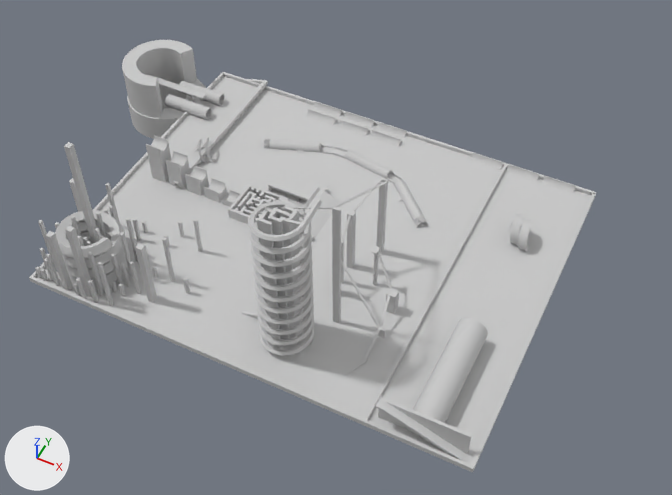
The FBX model Assets/Models/Testmap.FBX, before and after one commit.
Camera for both pictures: a 50 mm lens placed at (382.0, -629.0, 776.0), pointed at (73.0, -11.0, 3.0). Arrows for +X, +Y and +Z are at lower left; the lights stay in place. Where no turn or scale is listed for an object, it has been applied to the vertices. Vertices at the same position are counted once.
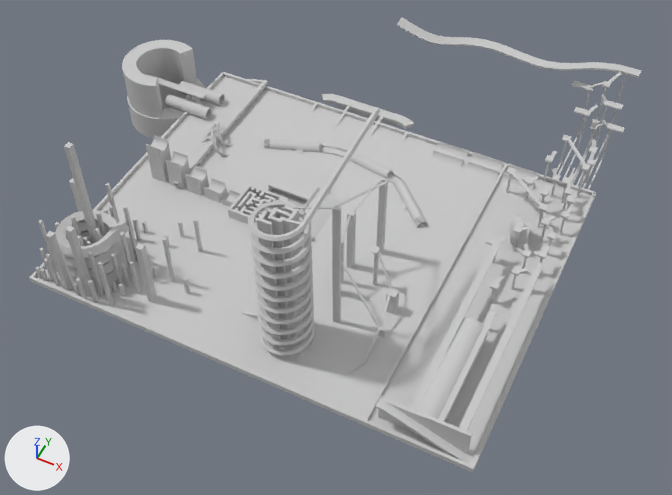
Location of each change, [x1, y1, x2, y2] in pixels of the pictures (672 x 495 px; the box of a moved part takes in the faces that stretch with it):
'Box001', reshaped (8% wider): before [29, 40, 597, 472]; after [29, 17, 642, 472]
part 1 of me_mesh, moved or reshaped: before [542, 175, 576, 194]; after [466, 161, 499, 180]
part 2 of me_mesh, moved or reshaped: before [338, 119, 368, 136]; after [431, 150, 463, 168]
part 3 of me_mesh, moved or reshaped: before [374, 122, 407, 142]; after [436, 141, 468, 163]
part 4 of me_mesh, moved or reshaped: before [193, 139, 211, 163]; after [206, 121, 233, 146]
part 5 of me_mesh, moved or reshaped: before [201, 137, 219, 162]; after [200, 131, 229, 157]
part 6 of me_mesh, deleted: before [341, 111, 374, 132]
part 7 of me_mesh, deleted: before [310, 101, 342, 122]
part 8 of me_mesh, deleted: before [306, 109, 335, 126]
part 9 of me_mesh, built on: before [364, 130, 539, 198]; after [310, 17, 642, 437]
part 10 of me_mesh, moved or reshaped: before [126, 217, 133, 232]; after [104, 206, 133, 245]

Diff of the bpy script that builds the scene:
```diff
--- a/Assets/Models/Testmap.FBX.py
+++ b/Assets/Models/Testmap.FBX.py
@@ me_mesh @@
 # used by ob_box001; location = (-1.0, 0.0, 0.0)
-me_mesh.from_pydata(...)  # 66853 vertices, 132366 faces; spans x -294.0..309.0, y -200.0..204.0, z -33.0..191.0
+me_mesh.from_pydata(...)  # 67782 vertices, 134257 faces; spans x -294.0..313.0, y -200.0..321.0, z -33.0..204.0
+# me_mesh part 1: the loose piece of 84 vertices spanning x 246.0..285.0, y 187.0..196.0, z -2.0..10.0 is moved by (-89.0, -17.0, 0.0)
+# me_mesh part 2: the loose piece of 84 vertices spanning x -15.0..24.0, y 170.0..179.0, z -2.0..10.0 is moved by (127.0, 0.0, 0.0)
+# me_mesh part 3: the loose piece of 156 vertices spanning x 30.0..68.0, y 179.0..197.0, z -2.0..10.0 is moved by (82.0, 0.0, 0.0)
+# me_mesh part 4: the loose piece of 699 vertices spanning x -156.0..-123.0, y 38.0..63.0, z -1.0..25.0 is scaled about its middle by (1.39, 1, 1), then moved by (3.0, 37.0, 0.0)
+# me_mesh part 5: the loose piece of 699 vertices spanning x -150.0..-116.0, y 44.0..70.0, z -1.0..25.0 is scaled about its middle by (1.53, 1, 1), then moved by (0.0, 13.0, 0.0)
+# me_mesh part 6: the loose piece of 156 vertices spanning x -15.0..24.0, y 179.0..197.0, z -2.0..10.0 is deleted
+# me_mesh part 7: the loose piece of 156 vertices spanning x -60.0..-22.0, y 179.0..197.0, z -2.0..10.0 is deleted
+# me_mesh part 8: the loose piece of 84 vertices spanning x -60.0..-22.0, y 170.0..179.0, z -2.0..10.0 is deleted
+# me_mesh part 9: 17 vertices moved within x 30.0..240.0, y 133.0..196.0, z -2.0..8.0; 181 vertices removed from x 30.0..240.0, y 9.0..196.0, z -2.0..109.0; 1588 vertices added at x -60.0..313.0, y -187.0..321.0, z -6.0..204.0
+# me_mesh part 10: 4 vertices moved from x -113.0..-110.0, y -127.0..-123.0, z 69.0 to x -113.0..-110.0, y -127.0..-123.0, z 87.0; 4 vertices added at x -122.0..-108.0, y -129.0..-127.0, z 54.0..67.0
 me_mesh.materials.append(mat_06___default)
```
